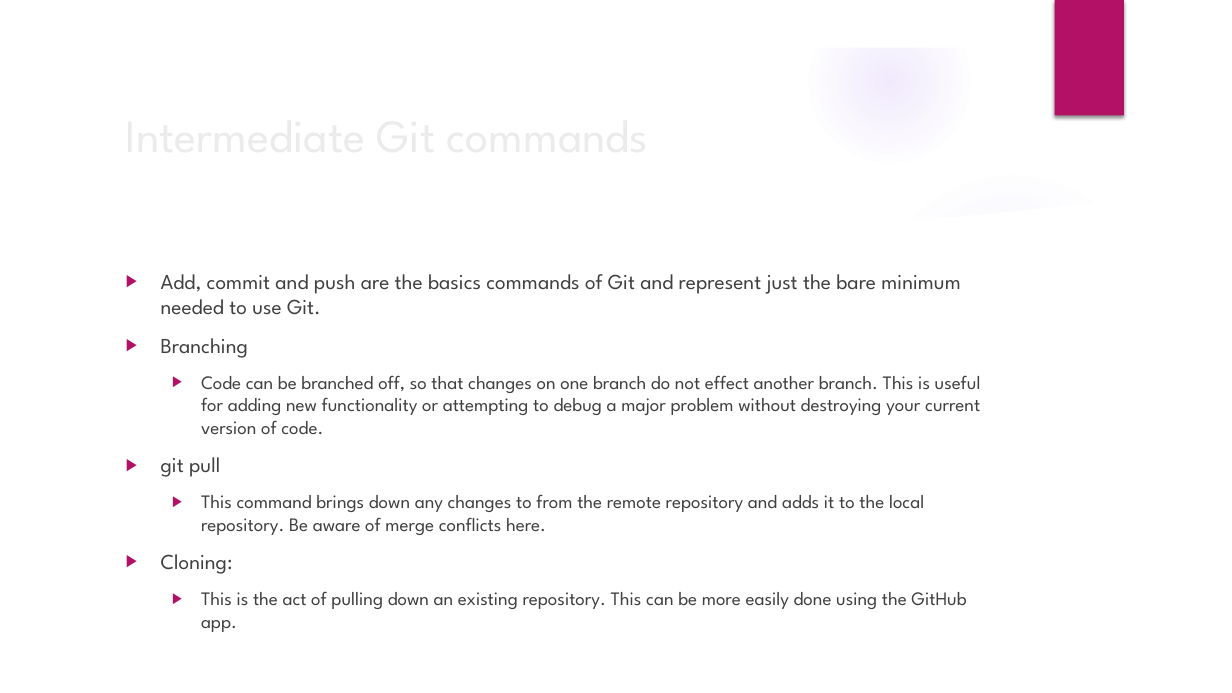
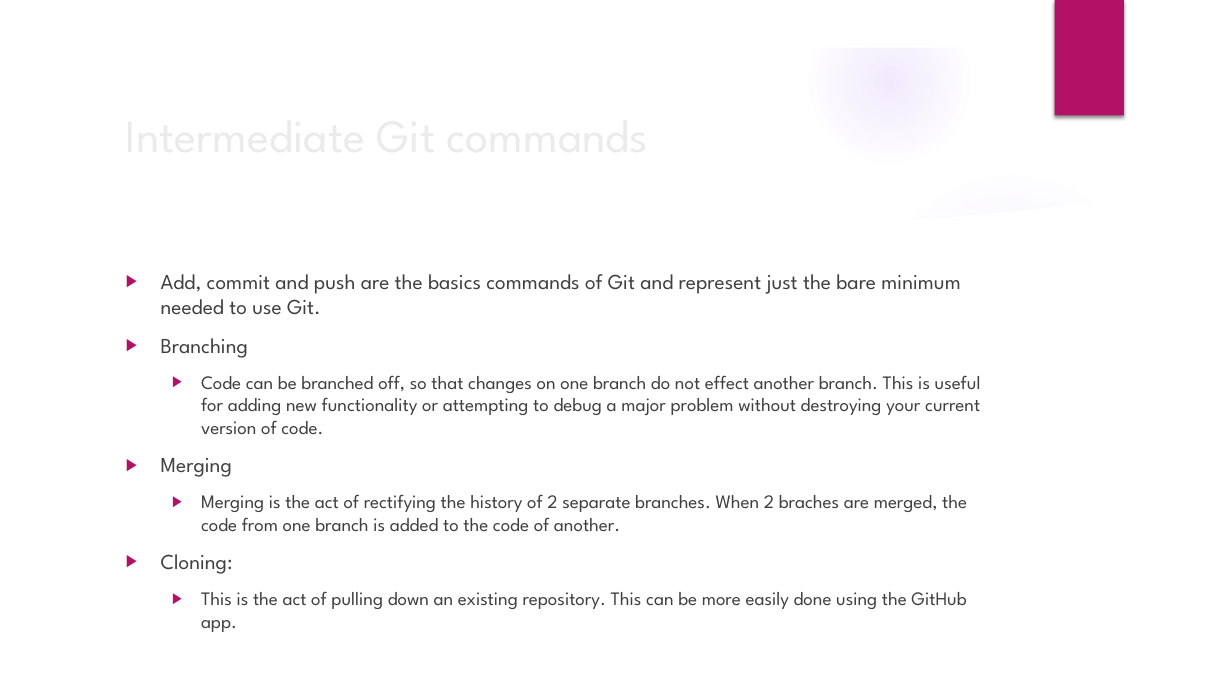
Before and after one commit to cdobos/git_session, a slide deck: slide 15 of Intro to git.pptx (slide 14 before the commit). Drawn at 1232x693 pixels with LibreOffice and Linux fonts; fonts in the diff are those of the drawing; background and template pictures are left out. Boxes give left, top, right and bottom in pixels: in the first picture for what was removed or moved away, otherwise in the second. Text is boxed around its words. In the diff, an @@ line names an element or a change of style, - is before the commit and + after.

```diff
--- a/Intro to git.pptx
+++ b/Intro to git.pptx
@@ text at (201, 494, 967, 531): text changed @@
-▶ git pull
-  ▶ This command brings down any changes to from the remote repository and adds it to the local repository. Be aware of merge conflicts here.
+▶ Merging
+  ▶ Merging is the act of rectifying the history of 2 separate branches. When 2 braches are merged, the code from one branch is added to the code of another.
```
Also in this commit, not shown: 2 other slides changed, 5 slides added.
